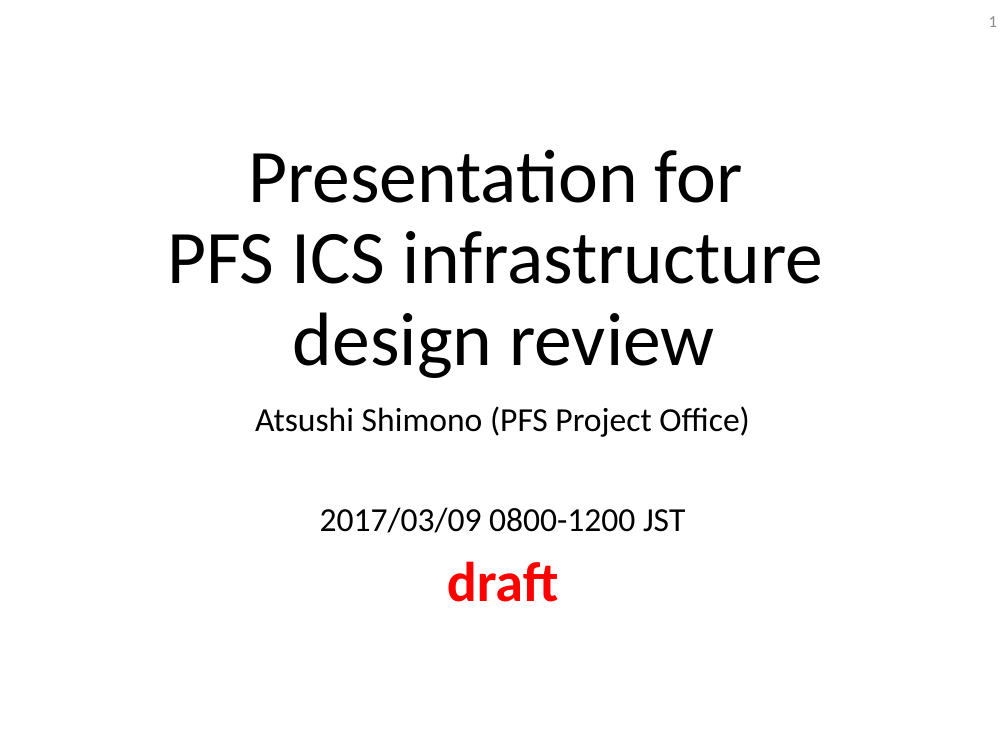
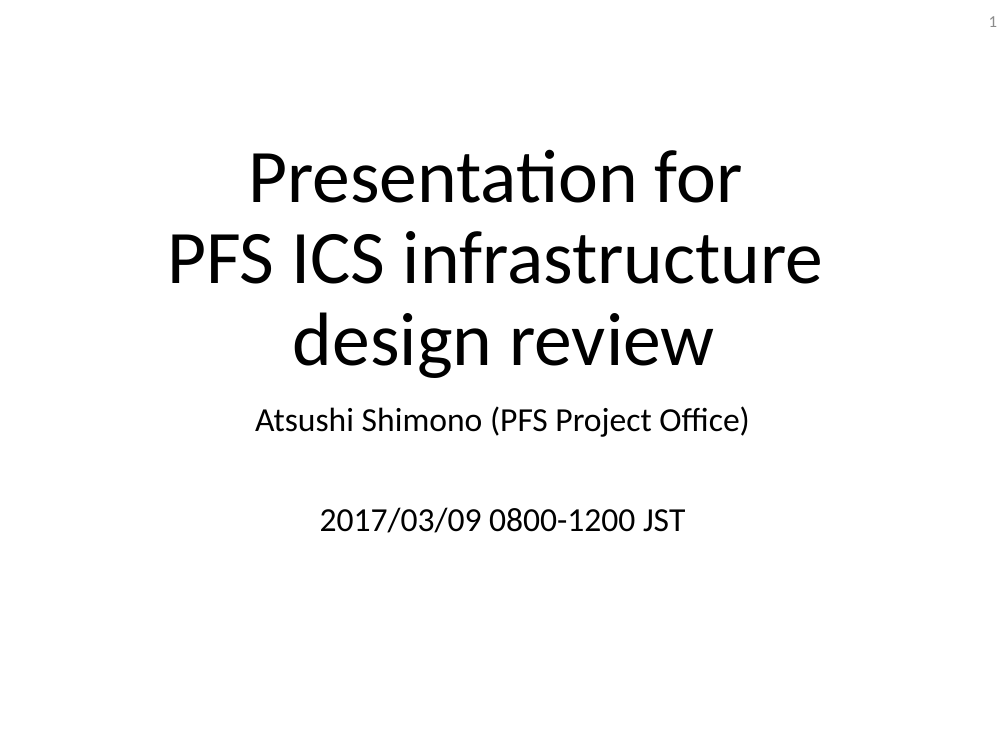
Before and after one commit to Subaru-PFS/ics_doc, a slide deck: slide 1 of SSN-00029.pptx. Drawn at 1008x756 pixels with LibreOffice and Linux fonts; fonts in the diff are those of the drawing. Boxes give left, top, right and bottom in pixels: in the first picture for what was removed or moved away, otherwise in the second. Text is boxed around its words. In the diff, an @@ line names an element or a change of style, - is before the commit and + after.

Commit message:
Final version to be used at review meeting.

```diff
--- a/SSN-00029.pptx
+++ b/SSN-00029.pptx
@@ subtitle at (447, 561, 559, 602): paragraph removed @@
-draft
```
Also in this commit, not shown: 10 other slides changed.
